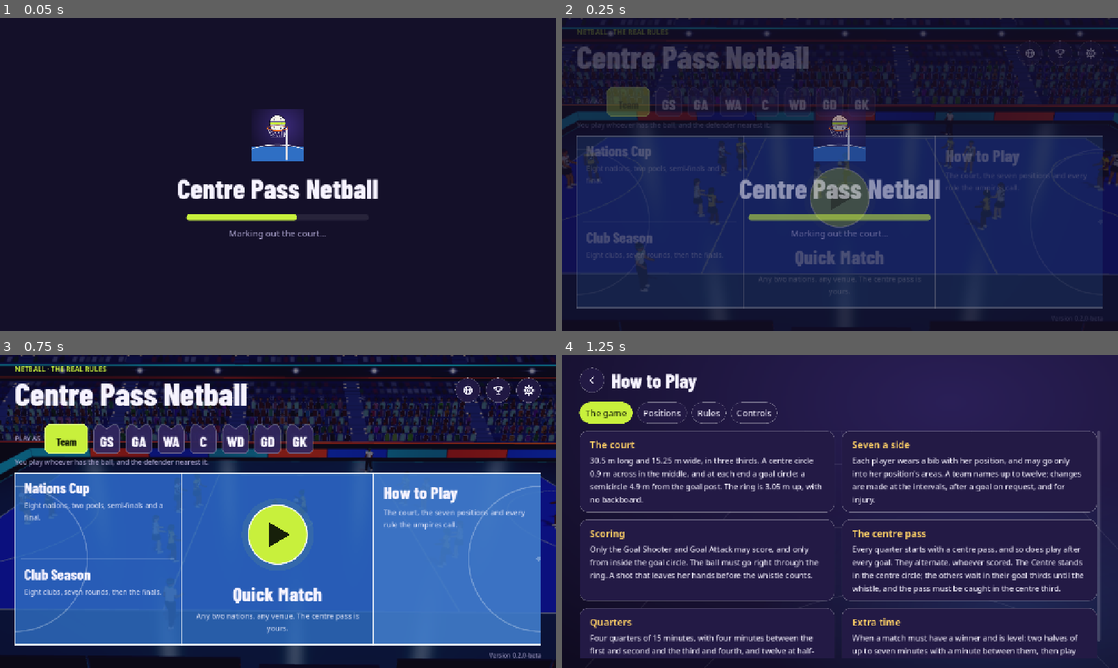
Above: before the commit, frames 1-4 (two rows, left to right).
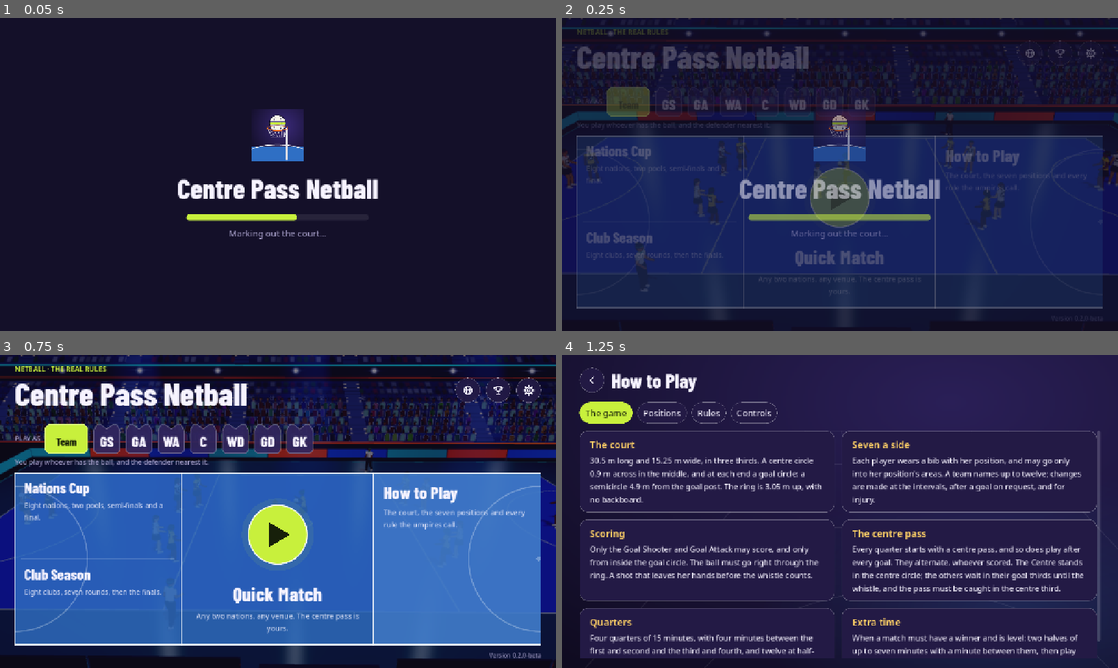
Above: after the commit, the same moments.

Repository: joshnason8-lab/ghost-kit-pages
Game: Godot game, scene res://main.tscn
The game is run twice, just before and just after one commit, with the same random seed, the same clock (stepped at 60 frames per second) and the same inputs.
Inputs (mouse positions are in pixels of both pictures, inside the frame that each line leads up to):
- Up to frame 1 (0.05 s): no input
- Up to frame 2 (0.25 s): no input
- Up to frame 3 (0.75 s): tap Enter at 0.5 s; move the mouse to (400, 495) at 0.52 s; hold D from 0.53 s (still down); tap J at 0.6 s; click (400, 495) at 0.67 s
- Up to frame 4 (1.25 s): keep holding D; tap Space at 0.77 s

Frame 1 is identical in both runs. In frame 3, 1.8% of the frame differs, in the area x 22-90%, y 0-24%; in frame 4, nothing differs.

Commit message:
WIP: glows round the far rig and beams down to the court
Co-Authored-By: Claude Opus 5.5 <noreply@anthropic.com>
Claude-Session: https://claude.ai/code/session_017CzG23FxV2MAZaGUFTP3f3

Diff:
--- a/netball-game/game/arena.gd
+++ b/netball-game/game/arena.gd
@@ -397,7 +397,7 @@
 
 
 ## The roof and the floodlight rigs under it: trusses along both sides and across both ends, each with banks of lamps
-## that flare.
+## that flare, a glow in the air round them and beams down to the court.
 func _rigs(x0: float, z0: float) -> void:
 	var h := 15.5
 	if not _low:
@@ -414,6 +414,11 @@
 				_fx.sprite(Vector3(x + j, h - 0.35, z - 0.25 * sz), 1.3 if not _low else 1.0, Color("dfe9ff"), 0.9)
 			if sz < 0.0 and i % 2 == 1 and _lamps.size() < 8:
 				_lamps.append(Vector3(x, h - 0.3, z))
+			# The far rig lights the air round it, and on Medium and High throws beams down onto the court.
+			if sz < 0.0 and i % 2 == 1:
+				_fx.sprite(Vector3(x, h - 0.6, z), 9.0, Color("56689e"), -1.0)
+				if not _low:
+					_fx.beam(Vector3(x, h - 0.4, z), Vector3(x * 0.85, 0.0, -1.5), 5.0, Color("46558a"))
 	for sx: float in [-1.0, 1.0]:
 		var x := 20.5 * sx
 		_lit.box(Vector3(x, h + 0.35, 0), Vector3(0.5, 0.5, 20.0), Color("1a2148"))
--- a/netball-game/game/geo.gd
+++ b/netball-game/game/geo.gd
@@ -43,11 +43,20 @@
 
 
 ## A light: a square of size metres (half across) that always faces the camera, drawn by VenueLook.flare. streak
-## stretches it sideways into a flare; twinkle (0-1, 0 for none) makes it flicker at its own pace.
+## stretches it sideways into a flare (-1: only the glow round it, no lamp); twinkle (0-1, 0 for none) makes it flicker
+## at its own pace.
 func sprite(c: Vector3, size: float, col: Color, streak := 0.0, twinkle := 0.0) -> void:
 	var k := kind
 	kind = Vector2(size, streak)
 	_quad4(c, c, c, c, Vector3.BACK, Color(col, twinkle), [Vector2(0, 0), Vector2(1, 0), Vector2(1, 1), Vector2(0, 1)])
+	kind = k
+
+
+## A beam of light from a down to b, width metres across at b, drawn by VenueLook.flare (it turns to face the camera).
+func beam(a: Vector3, b: Vector3, width: float, col: Color) -> void:
+	var k := kind
+	kind = Vector2(width, -2.0)
+	_quad4(a, a, b, b, (b - a).normalized(), col, [Vector2(0, 0), Vector2(1, 0), Vector2(1, 1), Vector2(0, 1)])
 	kind = k
 
 
--- a/netball-game/game/venue_look.gd
+++ b/netball-game/game/venue_look.gd
@@ -269,7 +269,8 @@
 """)
 
 
-## The lights: soft glowing sprites that face the camera, with a faint horizontal streak (added, drawn last).
+## The lights, added to what is behind them and drawn last: soft glowing sprites that face the camera with a faint
+## horizontal streak; glows in the air round lights (Geo.sprite with streak -1); beams down from them (Geo.beam).
 static func flare() -> ShaderMaterial:
 	return _make("flare", """
 shader_type spatial;
@@ -282,22 +283,42 @@
 void vertex() {
 	vec3 right = normalize(INV_VIEW_MATRIX[0].xyz);
 	vec3 up = normalize(INV_VIEW_MATRIX[1].xyz);
-	q = (UV - 0.5) * 2.0;
+	vec3 c = (MODEL_MATRIX * vec4(VERTEX, 1.0)).xyz;
 	streak = UV2.y;
-	float s = UV2.x;
-	float wide = 1.0 + streak * 2.5;
-	vec3 c = (MODEL_MATRIX * vec4(VERTEX, 1.0)).xyz;
-	vec3 w = c + right * q.x * s * wide + up * q.y * s;
-	q.x *= wide;
+	vec3 w;
+	if (streak < -1.5) {
+		// A beam: a strip down its axis (NORMAL), turned about it to face the camera, wider at its foot.
+		vec3 axis = normalize((MODEL_MATRIX * vec4(NORMAL, 0.0)).xyz);
+		vec3 side = normalize(cross(axis, c - INV_VIEW_MATRIX[3].xyz));
+		w = c + side * (UV.x - 0.5) * UV2.x * mix(0.35, 1.0, UV.y);
+		q = vec2(UV.x * 2.0 - 1.0, UV.y);
+	} else {
+		q = (UV - 0.5) * 2.0;
+		float s = UV2.x;
+		float wide = 1.0 + max(streak, 0.0) * 2.5;
+		w = c + right * q.x * s * wide + up * q.y * s;
+		q.x *= wide;
+	}
 	twinkle = COLOR.a > 0.01 ? 0.55 + 0.45 * sin(TIME * (2.0 + COLOR.a * 5.0) + COLOR.a * 40.0) : 1.0;
 	POSITION = PROJECTION_MATRIX * VIEW_MATRIX * vec4(w, 1.0);
 }
 void fragment() {
-	float d = length(q);
-	float core = smoothstep(0.32, 0.12, d);
-	float glow = exp(-d * d * 5.0) * 0.55 * halo;
-	float st = exp(-abs(q.y) * 22.0) * exp(-abs(q.x) * 0.9) * streak * 0.5 * halo;
-	ALBEDO = COLOR.rgb * (core * 1.6 + glow + st) * intensity * twinkle;
+	float k;
+	if (streak < -1.5) {
+		float a = 1.0 - q.x * q.x;
+		k = a * a * (1.0 - q.y * 0.75) * smoothstep(0.0, 0.08, q.y);
+	} else if (streak < -0.5) {
+		// A glow in the air round a light (no lamp in it).
+		float d = length(q);
+		k = exp(-d * d * 3.5) * smoothstep(1.0, 0.7, d);
+	} else {
+		float d = length(q);
+		float core = smoothstep(0.32, 0.12, d);
+		float glow = exp(-d * d * 5.0) * 0.55 * halo;
+		float st = exp(-abs(q.y) * 22.0) * exp(-abs(q.x) * 0.9) * streak * 0.5 * halo;
+		k = core * 1.6 + glow + st;
+	}
+	ALBEDO = COLOR.rgb * k * intensity * twinkle;
 	ALPHA = 1.0;
 }
 """)
